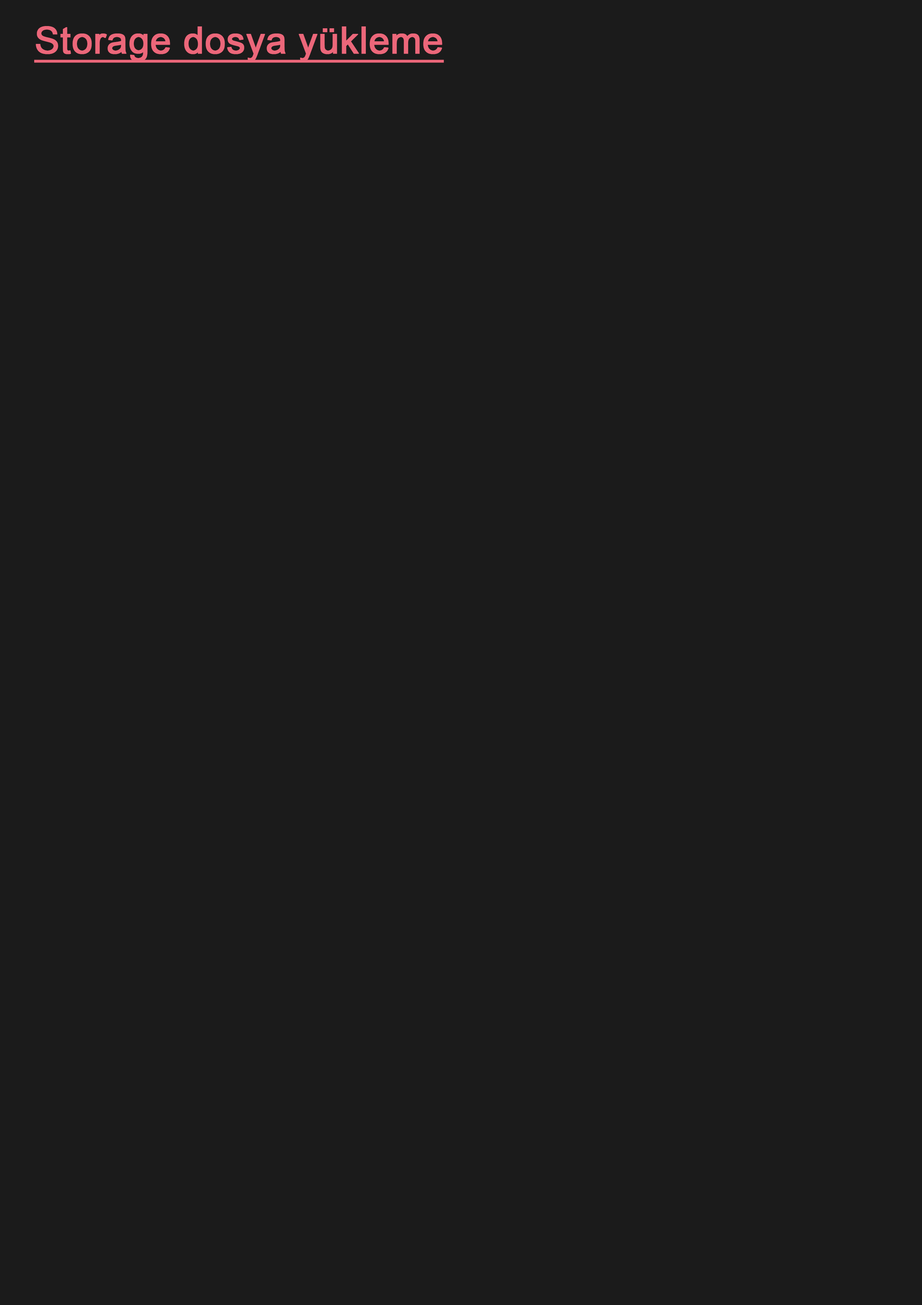
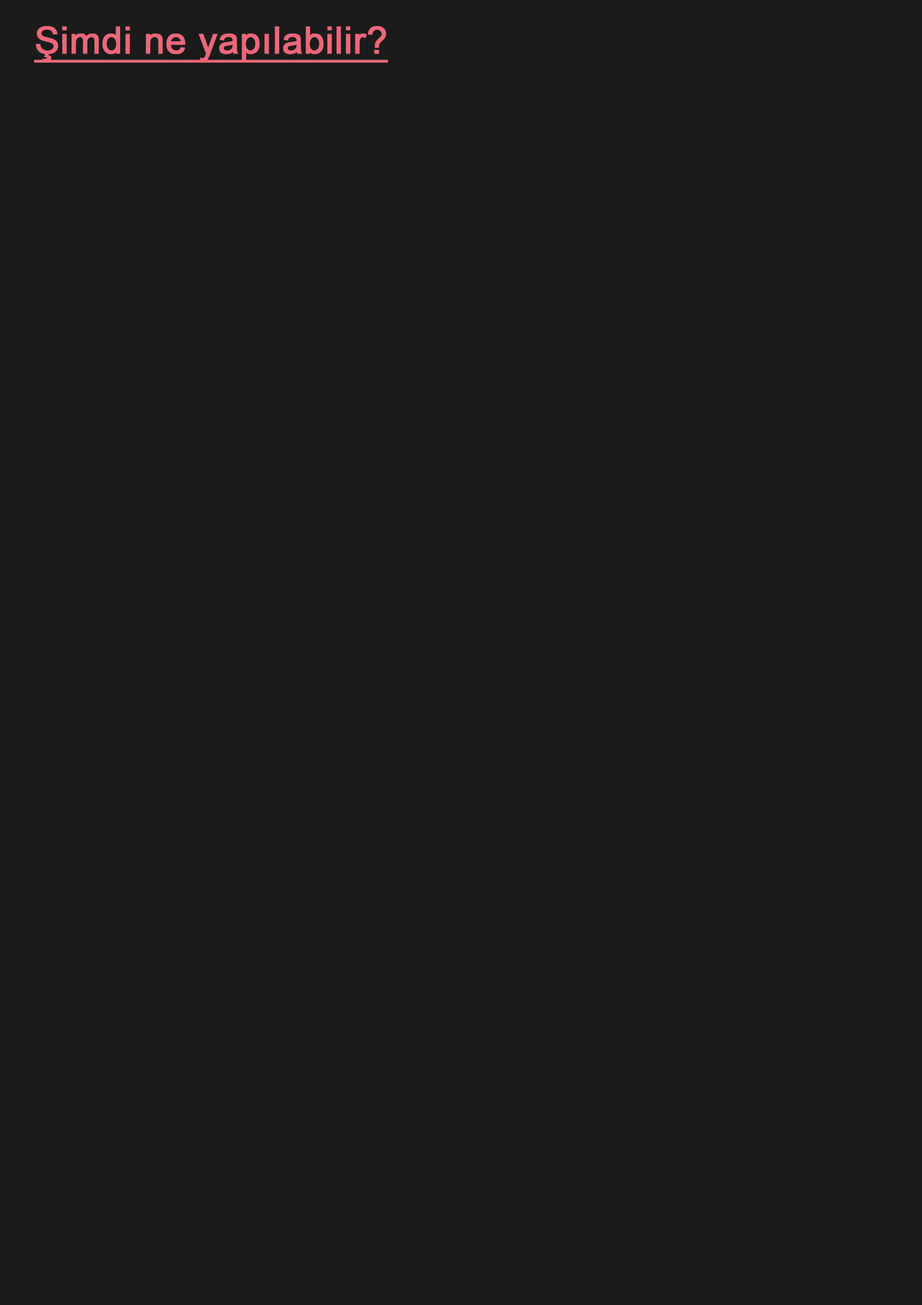
Comparing the layer stacks of the two 922x1305 images. Changes:
renamed "Storage dosya yükleme" to "Şimdi ne yapılabilir?", painted on it over (35, 26, 445, 63)
